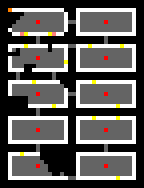
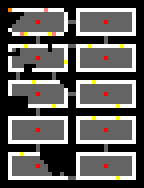
Comparing the layer stacks of the two 144 x 188 images. Changes:
painted on "Calque" over bbox(44, 8, 48, 12)
